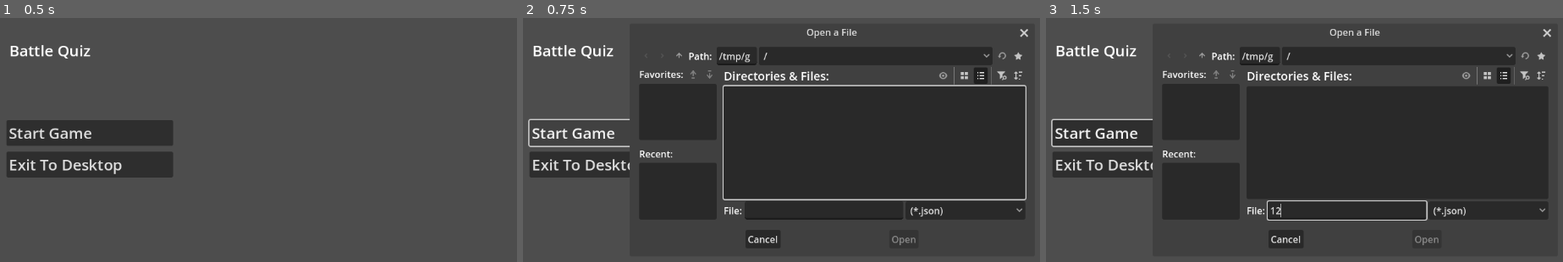
Above: before the commit, frames 1-3 (left to right).
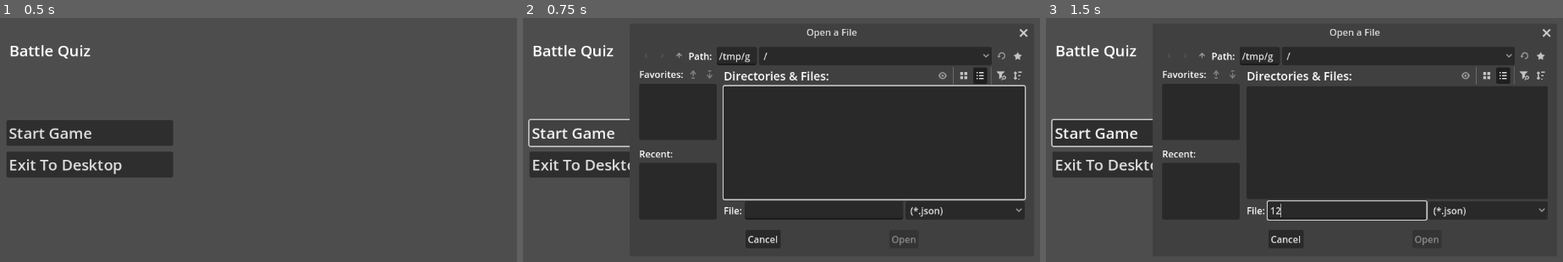
Above: after the commit, the same moments.

Repository: NwizuEmmanuel/battlequiz
Game: Godot game, scene res://home.tscn
Two runs of this game, one before a commit and one after it. Both use one fixed random seed, a clock stepped at 60 frames per second and the inputs below.
Inputs (mouse positions are in pixels of both pictures, inside the frame that each line leads up to):
- Up to frame 1 (0.5 s): no input
- Up to frame 2 (0.75 s): click "Start Game" at 0.5 s
- Up to frame 3 (1.5 s): click (1345, 210) at 1.27 s; type "12" at 1.35 s

Frame 1 is identical in both runs. In frame 2, 0.4% of the frame differs, in the area x 80-98%, y 4-80%; in frame 3, 0.2%.

Commit message:
remove godot default icon

Diff:
--- a/icon.svg
+++ /dev/null
@@ -1 +0,0 @@
-<svg xmlns="http://www.w3.org/2000/svg" width="128" height="128"><rect width="124" height="124" x="2" y="2" fill="#363d52" stroke="#212532" stroke-width="4" rx="14"/><g fill="#fff" transform="translate(12.322 12.322)scale(.101)"><path d="M105 673v33q407 354 814 0v-33z"/><path fill="#478cbf" d="m105 673 152 14q12 1 15 14l4 67 132 10 8-61q2-11 15-15h162q13 4 15 15l8 61 132-10 4-67q3-13 15-14l152-14V427q30-39 56-81-35-59-83-108-43 20-82 47-40-37-88-64 7-51 8-102-59-28-123-42-26 43-46 89-49-7-98 0-20-46-46-89-64 14-123 42 1 51 8 102-48 27-88 64-39-27-82-47-48 49-83 108 26 42 56 81zm0 33v39c0 276 813 276 814 0v-39l-134 12-5 69q-2 10-14 13l-162 11q-12 0-16-11l-10-65H446l-10 65q-4 11-16 11l-162-11q-12-3-14-13l-5-69z"/><path d="M483 600c0 34 58 34 58 0v-86c0-34-58-34-58 0z"/><circle cx="725" cy="526" r="90"/><circle cx="299" cy="526" r="90"/></g><g fill="#414042" transform="translate(12.322 12.322)scale(.101)"><circle cx="307" cy="532" r="60"/><circle cx="717" cy="532" r="60"/></g></svg>
--- a/project.godot
+++ b/project.godot
@@ -13,7 +13,6 @@
 config/name="battlequiz"
 run/main_scene="uid://dv03qx1usypc6"
 config/features=PackedStringArray("4.5", "GL Compatibility")
-config/icon="res://icon.svg"
 
 [rendering]
 
Not shown, removed: icon.svg.import
